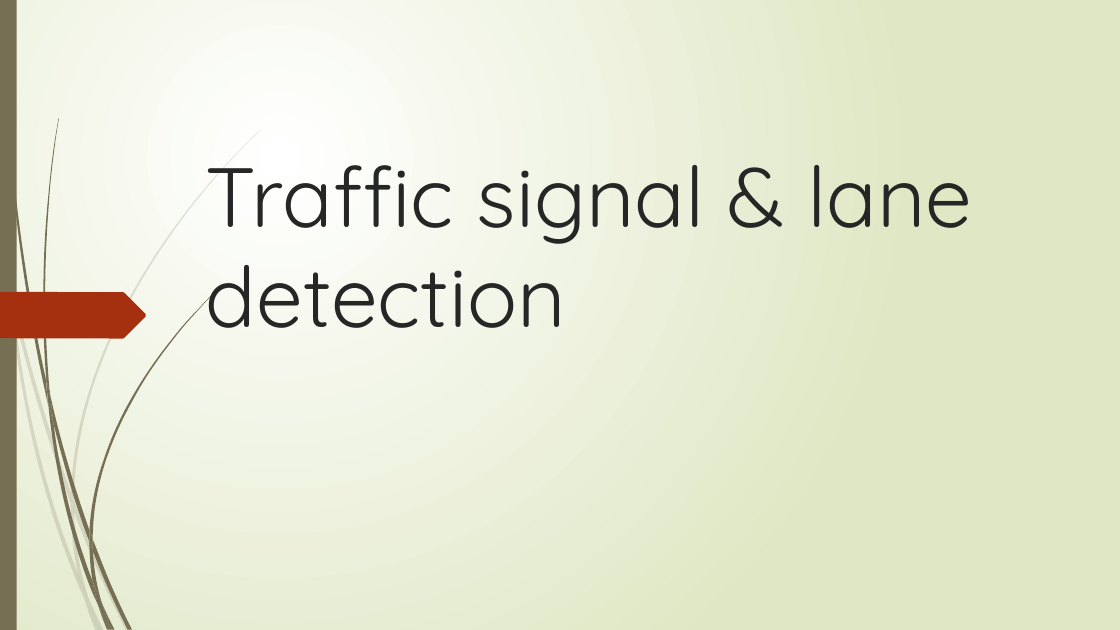
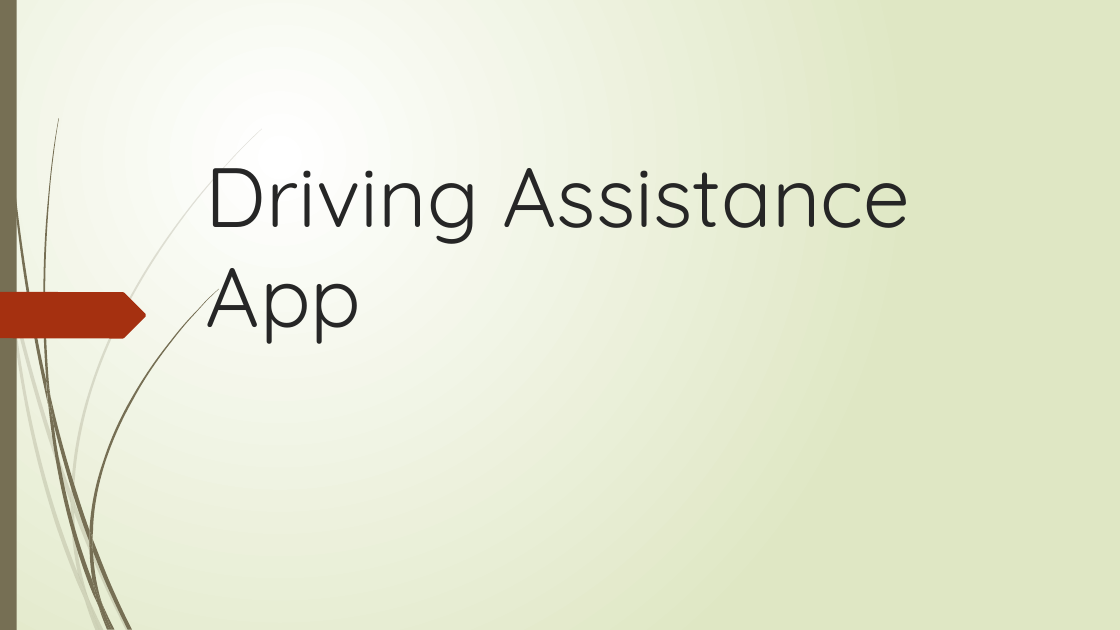
Before and after one commit to faizanzafar40/Driving-Assistance-App, a slide deck: slide 1 of Presentation.pptx. Drawn at 1120x630 pixels with LibreOffice and Linux fonts; fonts in the diff are those of the drawing. Boxes give left, top, right and bottom in pixels: in the first picture for what was removed or moved away, otherwise in the second. Text is boxed around its words. In the diff, an @@ line names an element or a change of style, - is before the commit and + after.

Commit message:
Update project presentation slides

```diff
--- a/Presentation.pptx
+++ b/Presentation.pptx
@@ text at [206,168,910,344]: text changed @@
-Traffic signal & lane detection
+Driving Assistance App
```
